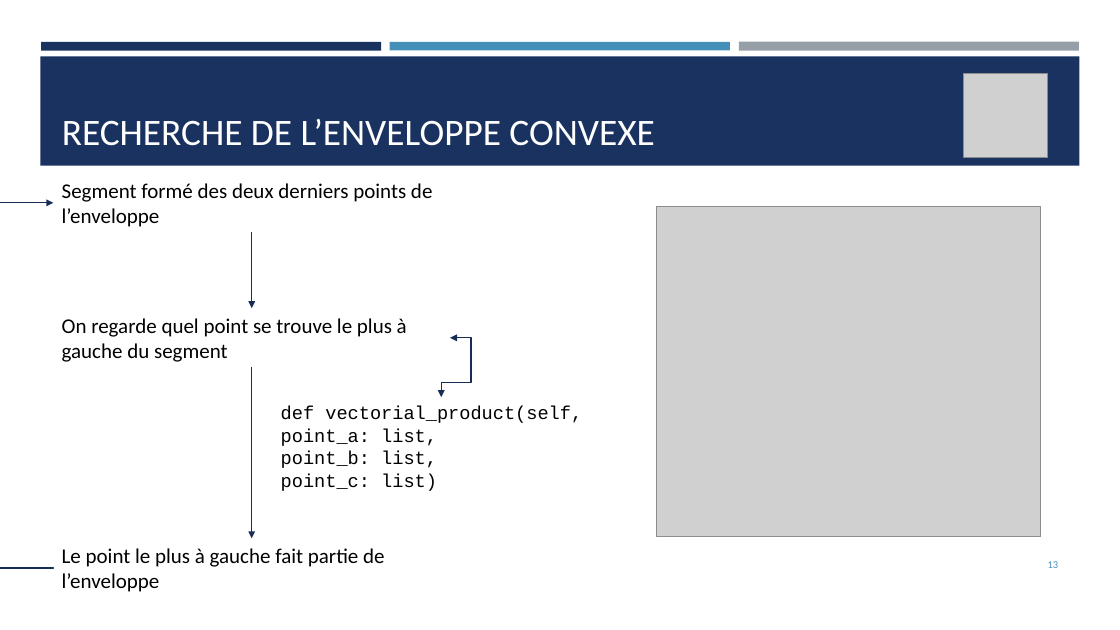
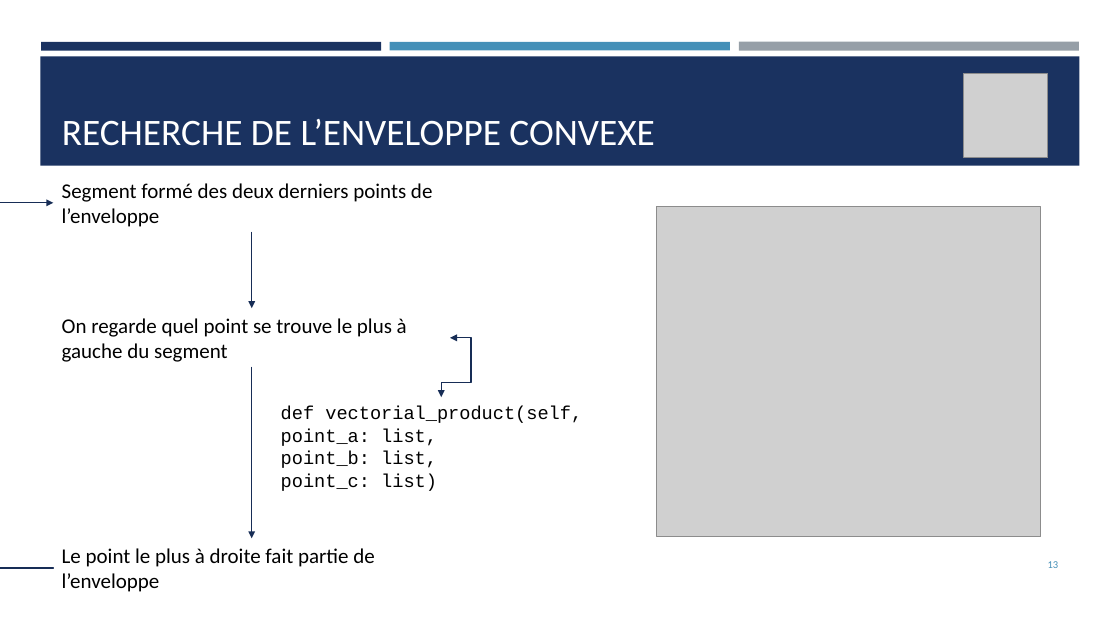
Before and after one commit to Thorkel-dev/Enveloppe-Convexe, a slide deck: slide 13 of Présentation 1.pptx. Drawn at 1120x630 pixels with LibreOffice and Linux fonts; fonts in the diff are those of the drawing; grey boxes stand for pictures. Boxes give left, top, right and bottom in pixels: in the first picture for what was removed or moved away, otherwise in the second. Text is boxed around its words. In the diff, an @@ line names an element or a change of style, - is before the commit and + after.

```diff
--- a/Présentation 1.pptx
+++ b/Présentation 1.pptx
@@ text at [62, 548, 374, 592]: text changed @@
-Le point le plus à gauche fait partie de l’enveloppe
+Le point le plus à droite fait partie de l’enveloppe
```
Also in this commit, not shown: 1 other slide changed, 18 other files.
